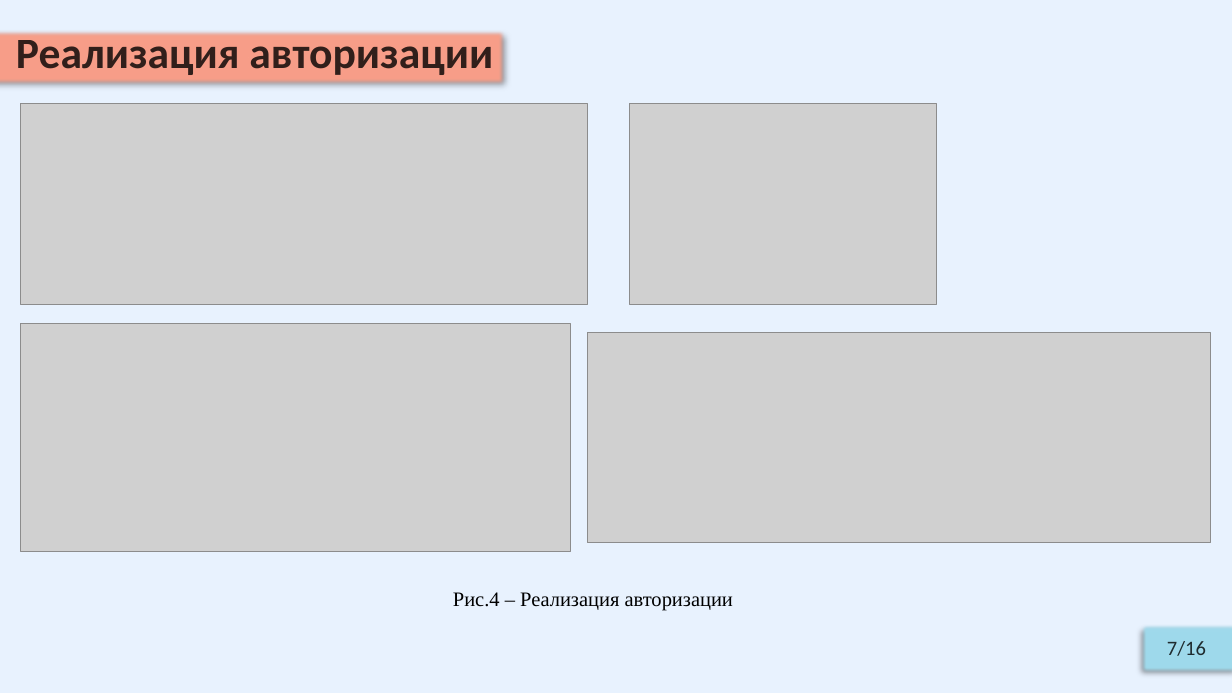
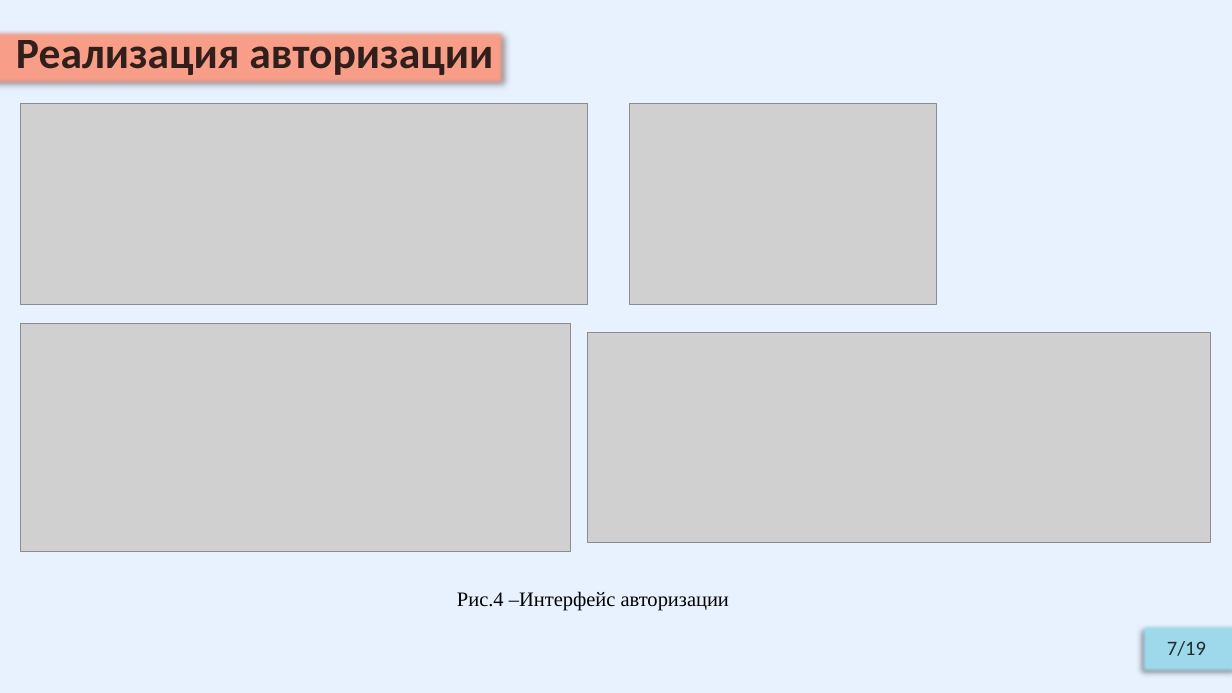
Before and after one commit to Relax-FM/Diploma, a slide deck: slide 7 of master/Diploma/presentation/OnyushevA_RK6-41M_v2.pptx. Drawn at 1232x693 pixels with LibreOffice and Linux fonts; fonts in the diff are those of the drawing; grey boxes stand for pictures. Boxes give left, top, right and bottom in pixels: in the first picture for what was removed or moved away, otherwise in the second. Text is boxed around its words. In the diff, an @@ line names an element or a change of style, - is before the commit and + after.

```diff
--- a/master/Diploma/presentation/OnyushevA_RK6-41M_v2.pptx
+++ b/master/Diploma/presentation/OnyushevA_RK6-41M_v2.pptx
@@ text at box(457, 591, 729, 611): text changed @@
-Рис.4 – Реализация авторизации
+Рис.4 –Интерфейс авторизации
@@ text in rectangle at box(1167, 641, 1206, 656): text changed @@
-7/16
+7/19
```
Also in this commit, not shown: 13 other slides changed, 4 slides added, 1 slide removed, 2 other files.
